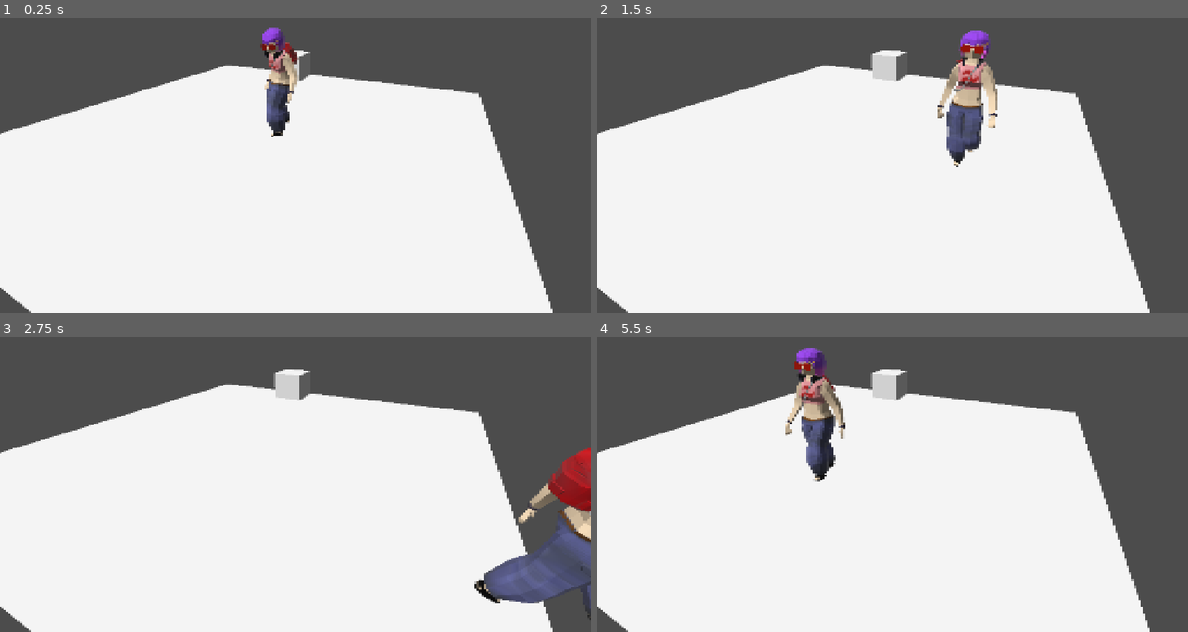
Above: before the commit, frames 1-4 (two rows, left to right).
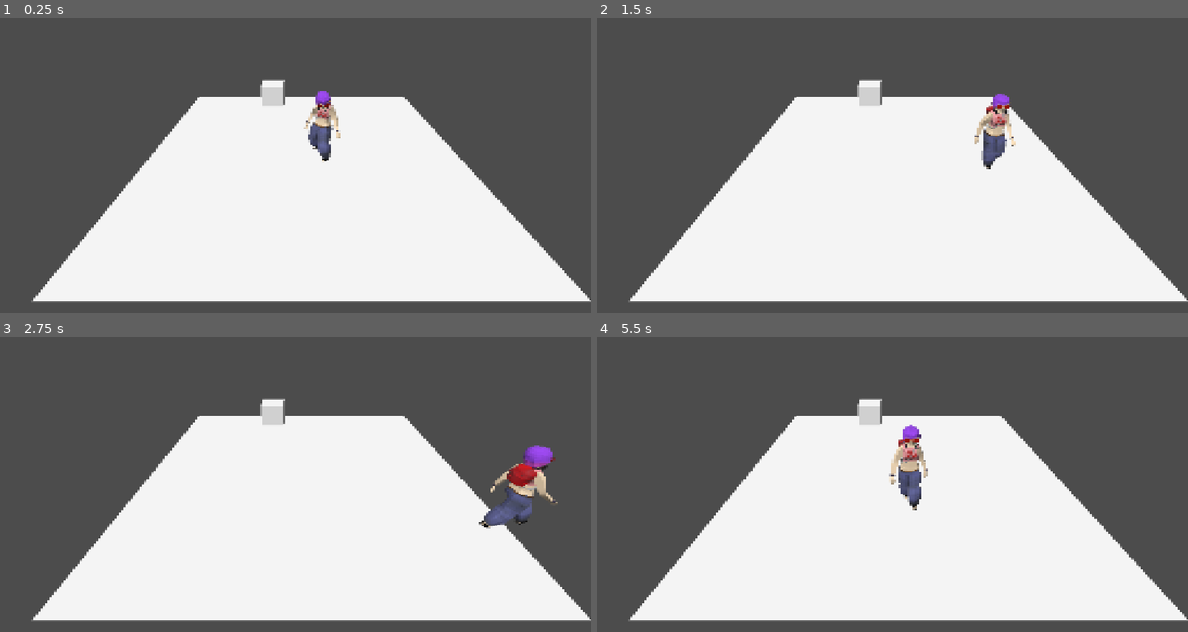
Above: after the commit, the same moments.

Repository: Rumari/GGJ-2023
Game: Godot game, scene res://scenes/Main.tscn
Same seed, same stepped clock (60 frames per second), same inputs: the game is played once before the commit and once after it.
Inputs:
- Up to frame 1 (0.25 s): no input
- Up to frame 2 (1.5 s): hold D (right) 0.53-1.28 s; hold S (down) from 1.28 s (still down)
- Up to frame 3 (2.75 s): release S (down) at 2.03 s; hold D (right) from 2.03 s (still down)
- Up to frame 4 (5.5 s): release D (right) at 2.78 s; hold W (up) 2.78-3.53 s; hold A (left) 3.53-5.03 s; hold S (down) from 5.03 s (still down)

The runs differ from the first frame. In frame 1, 25% of the frame differs, in the area x 0-100%, y 3-100%; in frame 2, 26%; in frame 3, 29%, in the area x 0-100%, y 11-100%; in frame 4, 26%.

Commit message:
position camera

Diff:
--- a/game/scenes/Main.tscn
+++ b/game/scenes/Main.tscn
@@ -21,7 +21,7 @@
 transform = Transform( 1, 0, 0, 0, 1, 0, 0, 0, 1, 1.69437, 0, -10.5726 )
 
 [node name="Camera" type="Camera" parent="."]
-transform = Transform( 0.9011, -0.195952, 0.38681, 0, 0.892066, 0.451905, -0.433612, -0.407212, 0.80384, 7.52932, 5.44213, 0 )
+transform = Transform( 1, 0, 0, 0, 0.866025, 0.5, 0, -0.5, 0.866025, 0, 10, 5 )
 environment = SubResource( 3 )
 fov = 63.3243
 
Not shown, changed: .gitattributes
Not shown, changed: .gitignore
